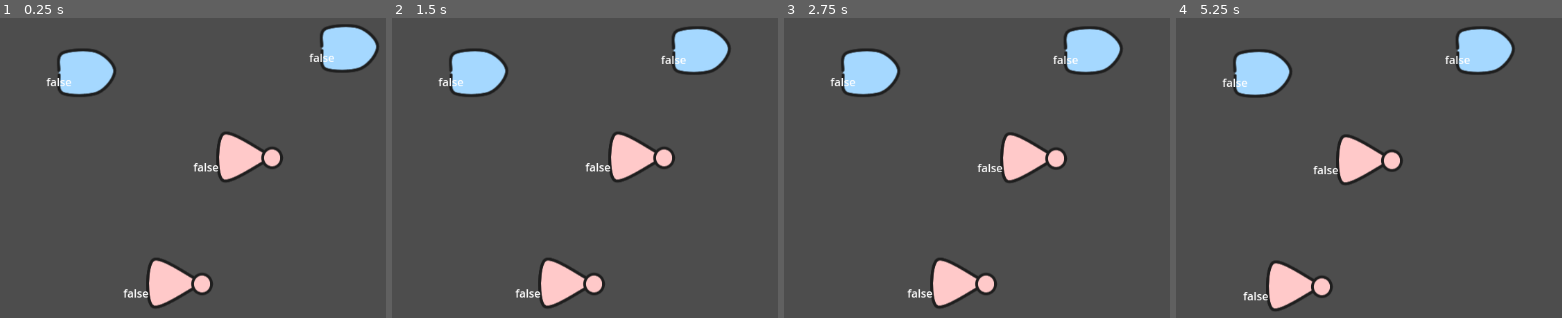
Above: before the commit, frames 1-4 (left to right).
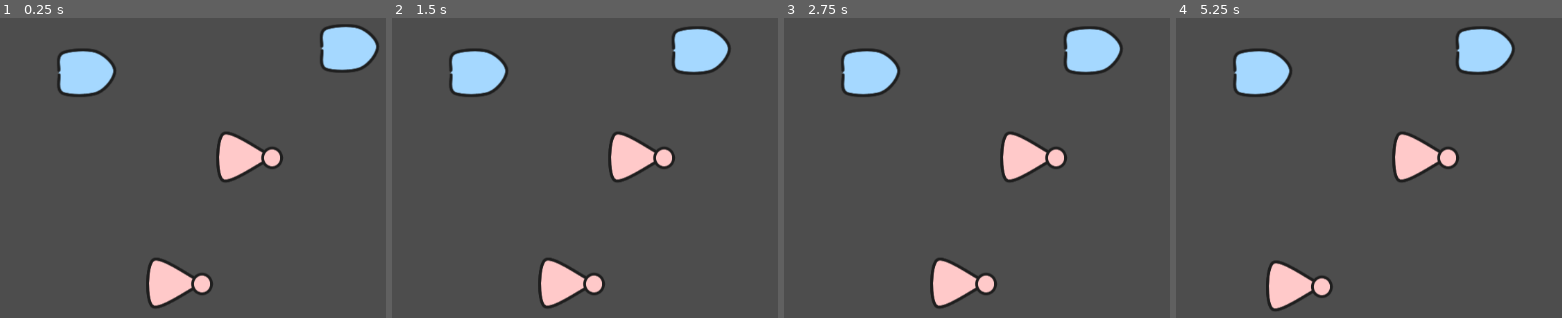
Above: after the commit, the same moments.

Repository: sininen-blue/logic-gate-game
Game: Godot game, scene res://main.tscn
Two runs of this game, one before a commit and one after it. Both use one fixed random seed, a clock stepped at 60 frames per second and the inputs below.
Inputs (mouse positions are in pixels of both pictures, inside the frame that each line leads up to):
- Up to frame 1 (0.25 s): no input
- Up to frame 2 (1.5 s): tap Enter at 0.5 s; move the mouse to (743, 48) at 0.52 s; press the mouse at (743, 48) at 0.53 s; tap Space at 1.25 s; move the mouse to (700, 51) at 1.27 s; release the mouse at (700, 51) at 1.28 s; click (700, 51) at 1.35 s
- Up to frame 3 (2.75 s): tap Enter at 2 s; move the mouse to (1034, 159) at 2.02 s; press the mouse at (1034, 159) at 2.03 s
- Up to frame 4 (5.25 s): tap Space at 2.75, 4.25 s; move the mouse to (1369, 159) at 2.77 s; release the mouse at (1369, 159) at 2.78 s; click (1369, 159) at 2.85 s; tap Enter at 3.5 s; move the mouse to (1357, 285) at 3.52 s; press the mouse at (1357, 285) at 3.53 s; move the mouse to (1299, 285) at 4.27 s; release the mouse at (1299, 285) at 4.28 s; click (1299, 285) at 4.35 s; move the mouse to (1260, 72) at 5.02 s; press the mouse at (1260, 72) at 5.03 s

The runs differ from the first frame. In frame 1, 0.4% of the frame differs, in the area x 11-87%, y 11-94%; in frame 2, 0.4%; in frame 3, 0.6%; in frame 4, 4.0%, in the area x 11-77%, y 11-95%.

Commit message:
feature: drag and drop done

Diff:
--- a/gates/draggable.gd
+++ b/gates/draggable.gd
@@ -1,31 +1,24 @@
 extends Node2D
 
+signal gate_hover(source)
+signal gate_unhover(source)
+
 var hovering : bool = false
-var being_carried : bool = false
 
 @onready var parent : Node = get_parent()
+@onready var main : Node2D = get_parent().get_parent()
 
 func _ready() -> void:
 	parent.mouse_entered.connect(_on_mouse_entered)
 	parent.mouse_exited.connect(_on_mouse_exited)
 
-func _process(_delta: float) -> void:
-	if hovering and GrabVariables.carrying == false:
-		if Input.is_action_pressed("left_click"):
-			GrabVariables.carrying = true
-			being_carried = true
-
-	if Input.is_action_just_released("left_click"):
-		GrabVariables.carrying = false
-		being_carried = false
-
-	if being_carried:
-		parent.global_position = get_global_mouse_position()
-
+	self.gate_hover.connect(main._on_gate_hover)
+	self.gate_unhover.connect(main._on_gate_unhover)
 
 func _on_mouse_entered() -> void:
 	hovering = true
-
+	gate_hover.emit(parent)
 
 func _on_mouse_exited() -> void:
 	hovering = false
+	gate_unhover.emit(parent)
--- a/gates/gate_scenes/and_gate.tscn
+++ b/gates/gate_scenes/and_gate.tscn
@@ -8,13 +8,13 @@
 [sub_resource type="RectangleShape2D" id="RectangleShape2D_3hss8"]
 size = Vector2(108, 82)
 
-[node name="AndGate" type="Area2D"]
+[node name="AndGate" type="Area2D" groups=["gates"]]
+
+[node name="Draggable" parent="." instance=ExtResource("1_syx0w")]
 
 [node name="CollisionShape2D" type="CollisionShape2D" parent="."]
 position = Vector2(0, 1)
 shape = SubResource("RectangleShape2D_3hss8")
-
-[node name="Draggable" parent="." instance=ExtResource("1_syx0w")]
 
 [node name="Sprite" type="Sprite2D" parent="."]
 texture = ExtResource("2_hdlb4")
--- a/gates/gate_scenes/not_gate.tscn
+++ b/gates/gate_scenes/not_gate.tscn
@@ -8,13 +8,13 @@
 [sub_resource type="RectangleShape2D" id="RectangleShape2D_3hss8"]
 size = Vector2(108, 82)
 
-[node name="NotGate" type="Area2D"]
+[node name="NotGate" type="Area2D" groups=["gates"]]
+
+[node name="Draggable" parent="." instance=ExtResource("2_ynals")]
 
 [node name="CollisionShape2D" type="CollisionShape2D" parent="."]
 position = Vector2(0, 1)
 shape = SubResource("RectangleShape2D_3hss8")
-
-[node name="Draggable" parent="." instance=ExtResource("2_ynals")]
 
 [node name="Sprite" type="Sprite2D" parent="."]
 texture = ExtResource("1_6htsw")
--- a/gates/input_area.gd
+++ b/gates/input_area.gd
@@ -1,38 +1,38 @@
 extends Area2D
-
-signal making_connection(sender)
-signal recieving_connection(sender)
-signal dropped_connection(sender)
-
-var hovering : bool = false
-
-func _ready() -> void:
-	self.mouse_entered.connect(_on_mouse_entered)
-	self.mouse_exited.connect(_on_mouse_exited)
-
-	making_connection.connect(GrabVariables._on_making_connection)
-	recieving_connection.connect(GrabVariables._on_recieving_connection)
-	dropped_connection.connect(GrabVariables._on_dropping_connection)
-
-
-func _process(_delta: float) -> void:
-	$Label.text = str(hovering)
-
-
-	if Input.is_action_just_released('left_click'):
-		if hovering:
-			recieving_connection.emit(self)
-		else:
-			dropped_connection.emit(self)
-
-	if hovering:
-		if Input.is_action_just_pressed("left_click"):
-			print(get_parent().name, "start")
-			making_connection.emit(self)
-
-
-func _on_mouse_entered() -> void:
-	hovering = true
-
-func _on_mouse_exited() -> void:
-	hovering = false
+#
+#signal making_connection(sender)
+#signal recieving_connection(sender)
+#signal dropped_connection(sender)
+#
+#var hovering : bool = false
+#
+#func _ready() -> void:
+	#self.mouse_entered.connect(_on_mouse_entered)
+	#self.mouse_exited.connect(_on_mouse_exited)
+	#
+	#making_connection.connect(GrabVariables._on_making_connection)
+	#recieving_connection.connect(GrabVariables._on_recieving_connection)
+	#dropped_connection.connect(GrabVariables._on_dropping_connection)
+#
+#
+#func _process(_delta: float) -> void:
+	#$Label.text = str(hovering)
+	#
+	#
+	#if Input.is_action_just_released('left_click'):
+		#if hovering:
+			#recieving_connection.emit(self)
+		#else:
+			#dropped_connection.emit(self)
+	#
+	#if hovering:
+		#if Input.is_action_just_pressed("left_click"):
+			#print(get_parent().name, "start")
+			#making_connection.emit(self)
+#
+#
+#func _on_mouse_entered() -> void:
+	#hovering = true
+#
+#func _on_mouse_exited() -> void:
+	#hovering = false
--- a/globals/grab_variables.gd
+++ b/globals/grab_variables.gd
@@ -1,50 +1,33 @@
 extends Node2D
 
-# fundamentally the wrong way to go about thsi
-
-var carrying : bool = false
-
-var current_line : Line2D
-var current_start_point : Area2D
-var making_connection : bool = false
-var line_connected : bool = false
+# have a list of all laready existing gates
+# add and remove gates
+var gates
 
 func _ready() -> void:
-	pass
-
-func _process(delta: float) -> void:
-	if making_connection:
-		current_line.set_point_position(1, get_global_mouse_position())
+	gates = get_tree().get_nodes_in_group("gates")
 
 
-func _on_making_connection(source : Area2D):
-	carrying = true
-	making_connection = true
+# drag gates
+var current_target : Area2D
+
+func _process(_delta: float) -> void:
+	if current_target == null:
+		return
+
+	if Input.is_action_pressed("left_click"):
+		current_target.global_position = get_global_mouse_position()
 
 
-	var line = Line2D.new()
-	line.add_point(source.global_position)
-	line.add_point(get_global_mouse_position())
+func _on_gate_hover(source : Area2D):
+	if current_target == null:
+		current_target = source
 
-	current_line = line
-	current_start_point = source
+func _on_gate_unhover(source : Area2D):
+	if current_target == source:
+		current_target = null
 
-	add_child(line)
-
-
-func _on_recieving_connection(source : Area2D):
-	if source != current_start_point:
-		print("fuck")
-		line_connected = true
-
-	current_start_point = null
-
-
-func _on_dropping_connection(source : Area2D):
-	if current_line != null and line_connected == false:
-		#remove_child(current_line)
-		pass
-
-	making_connection = false
-	current_line = null
-	line_connected = false
+# make a lsit of all connections
+# start connection
+# drop connection
+# end connection
--- a/project.godot
+++ b/project.godot
@@ -15,9 +15,9 @@
 config/features=PackedStringArray("4.3", "Forward Plus")
 config/icon="res://icon.svg"
 
-[autoload]
+[global_group]
 
-GrabVariables="*res://globals/grab_variables.gd"
+gates="group for all logic gates"
 
 [input]
 
